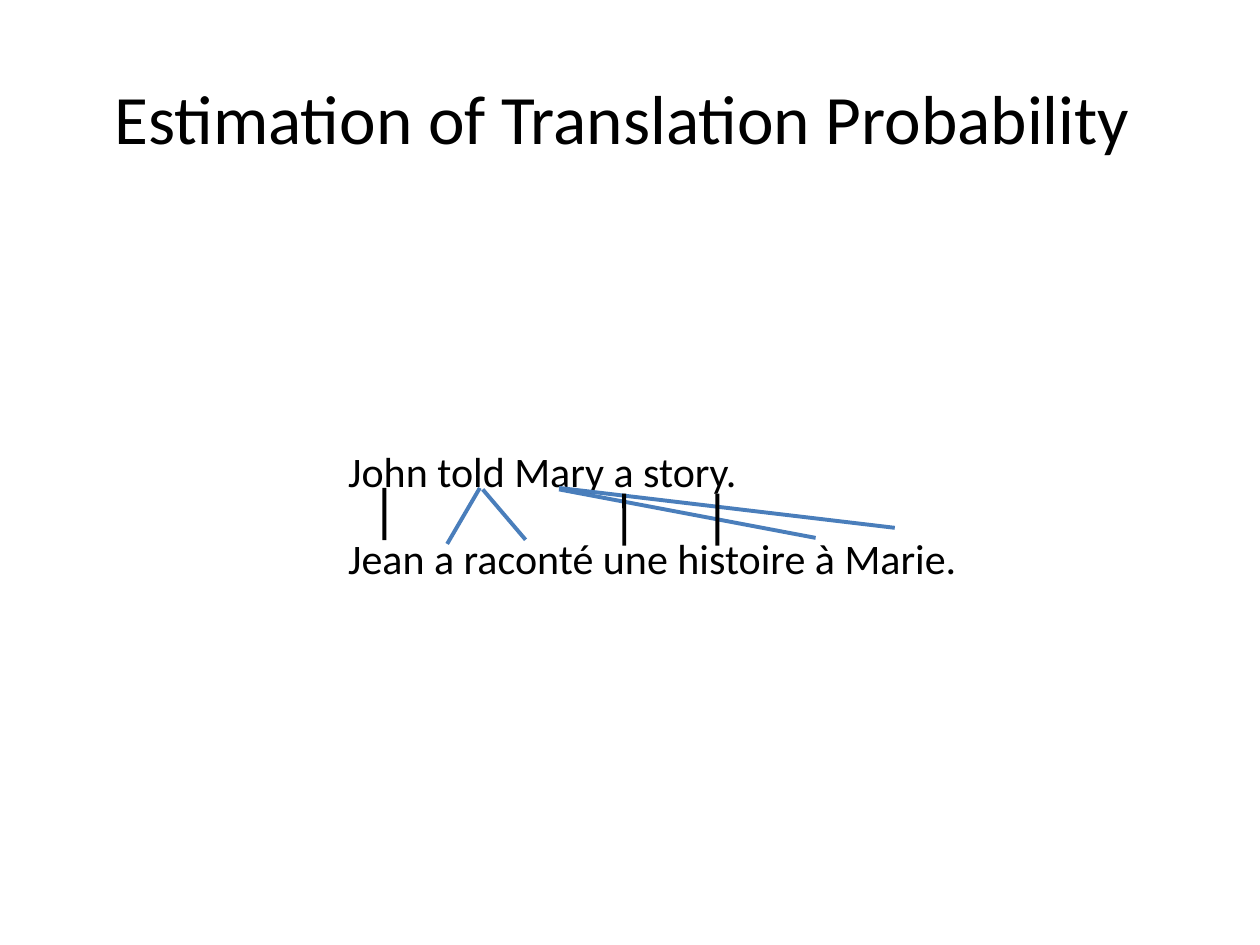
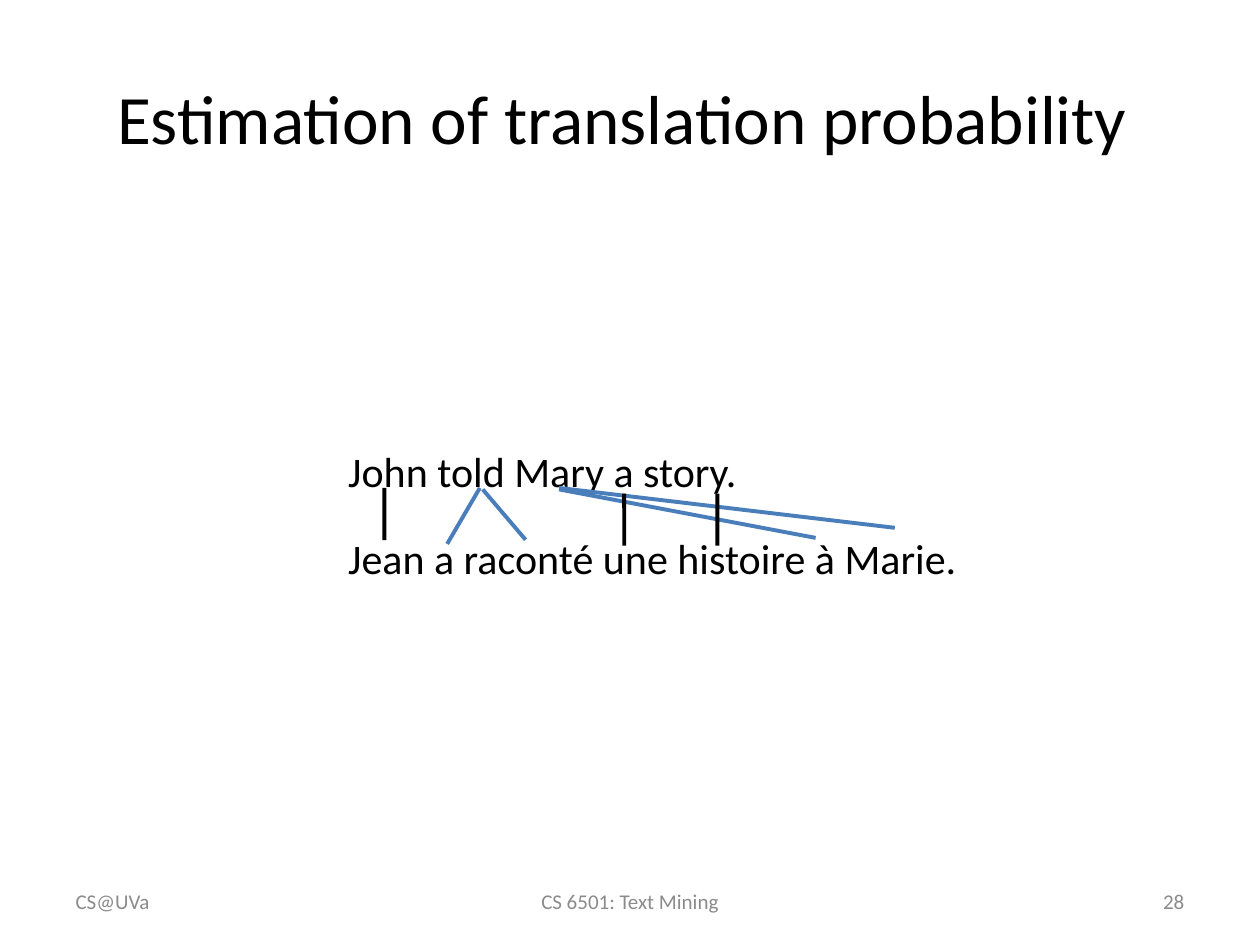
Before and after one commit to wang296/CS6501-Text-Mining, a slide deck: slide 28 of _site/docs/StatisticalMachineTranslation.pptx. Drawn at 1260x945 pixels with LibreOffice and Linux fonts; fonts in the diff are those of the drawing; grey boxes stand for pictures. Boxes give left, top, right and bottom in pixels: in the first picture for what was removed or moved away, otherwise in the second. Text is boxed around its words. In the diff, an @@ line names an element or a change of style, - is before the commit and + after.

```diff
--- a/_site/docs/StatisticalMachineTranslation.pptx
+++ b/_site/docs/StatisticalMachineTranslation.pptx
@@ title at bbox=[117, 96, 1126, 156]: text changed @@
-Estimation of Translation Probability
+Estimation of translation probability
@@ text added at bbox=[76, 895, 150, 912], 12 pt, text #8C8C8C @@
+CS@UVa
@@ text added at bbox=[541, 895, 718, 913], 12 pt, text #8C8C8C @@
+CS 6501: Text Mining
@@ page number added at bbox=[1163, 895, 1184, 909], 12 pt, text #8C8C8C @@
+28
```
Also in this commit, not shown: 27 other slides changed, 1 slide added, 1 slide removed, 7 other files.
